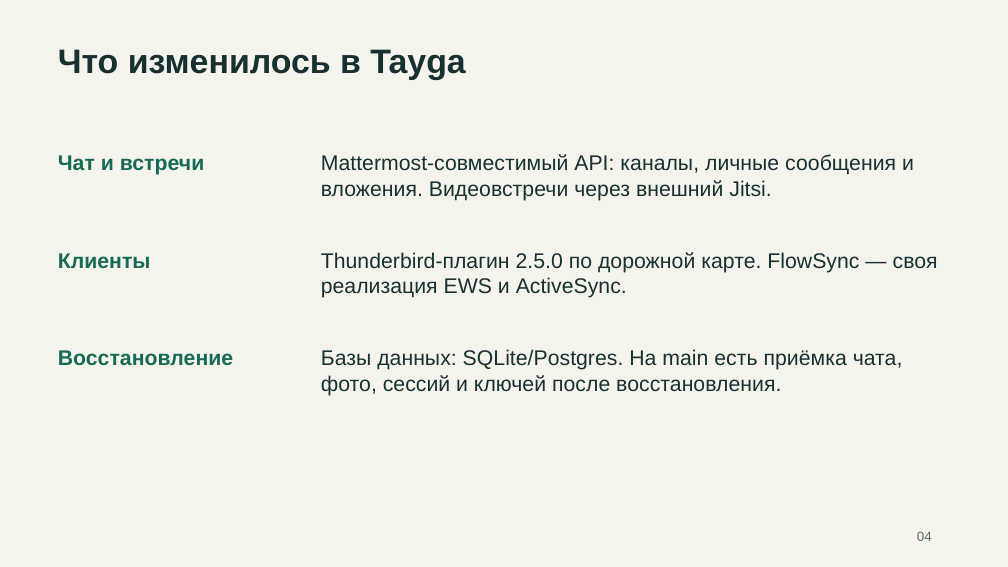
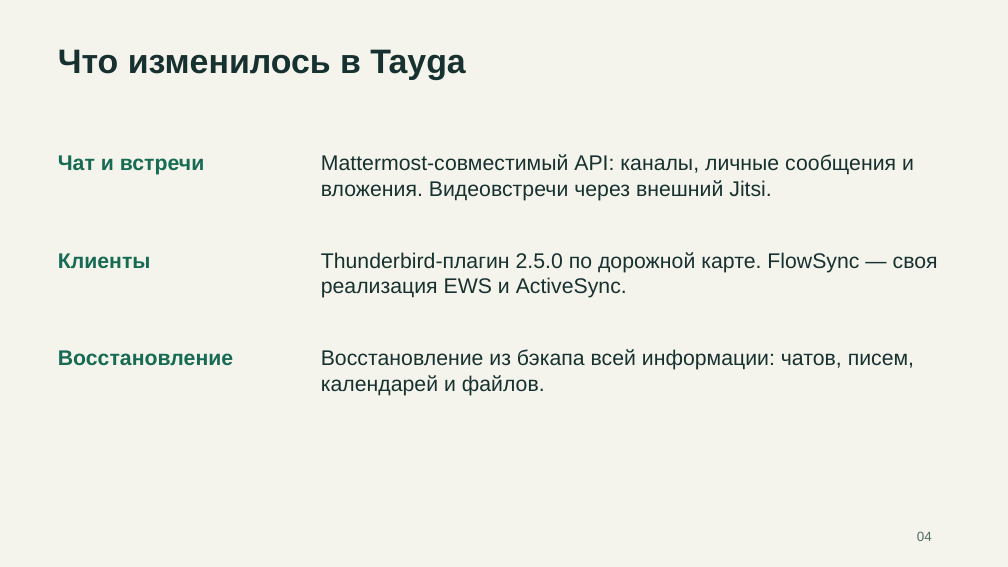
Before and after one commit to rkislov/tayga-mail-server, a slide deck: slide 4 of docs/presentations/tayga-competitors-2026-11-19.pptx. Drawn at 1008x567 pixels with LibreOffice and Linux fonts; fonts in the diff are those of the drawing. Boxes give left, top, right and bottom in pixels: in the first picture for what was removed or moved away, otherwise in the second. Text is boxed around its words. In the diff, an @@ line names an element or a change of style, - is before the commit and + after.

Commit message:
docs: describe backup restoration of chats, mail, calendars and files

```diff
--- a/docs/presentations/tayga-competitors-2026-11-19.pptx
+++ b/docs/presentations/tayga-competitors-2026-11-19.pptx
@@ text at (321, 349, 914, 396): text changed @@
-Базы данных: SQLite/Postgres. На main есть приёмка чата, фото, сессий и ключей после восстановления.
+Восстановление из бэкапа всей информации: чатов, писем, календарей и файлов.
```
